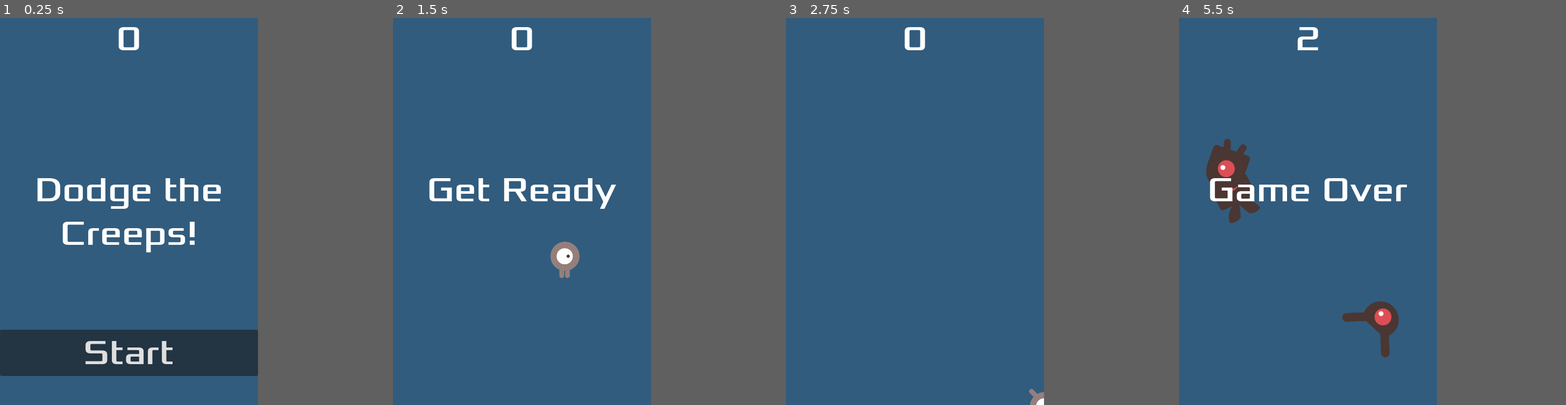
Above: before the commit, frames 1-4 (left to right).
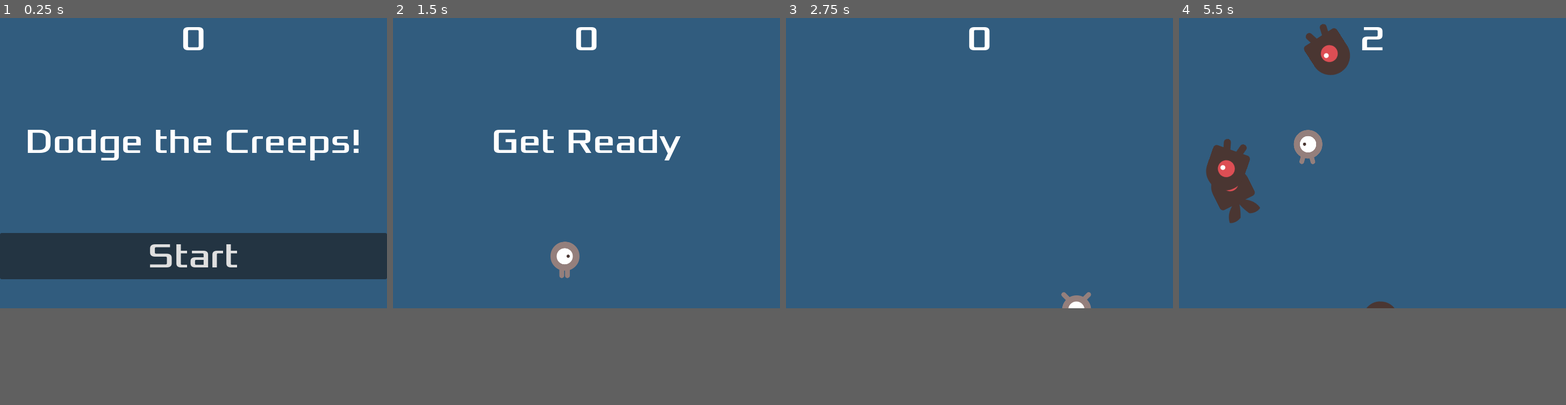
Above: after the commit, the same moments.

Repository: HeitorSantAnna/EstudosGodot
Game: Godot game, scene res://Game.tscn
Same seed, same stepped clock (60 frames per second), same inputs: the game is played once before the commit and once after it.
Inputs:
- Up to frame 1 (0.25 s): no input
- Up to frame 2 (1.5 s): click "Start" at 0.5 s; tap Enter at 1.25 s; hold Right (RightMoviment) from 1.28 s (still down); tap Space (Jump) at 1.35 s
- Up to frame 3 (2.75 s): tap Space (Jump) at 1.52, 1.82, 2.1, 2.27, 2.57 s; release Right (RightMoviment) at 2.03 s; hold Down (DownMoviment) from 2.03 s (still down)
- Up to frame 4 (5.5 s): release Down (DownMoviment) at 2.78 s; hold Right (RightMoviment) 2.78-3.53 s; tap Space (Jump) at 2.85, 3.6, 3.77, 4.07, 4.35, 4.52, 4.82, 5.1, 5.27 s; hold Up (UpMoviment) 3.53-4.28 s; hold Left (LeftMoviment) from 4.28 s (still down)
In our replay, the window is 480x720 before the commit and 720x540 after it. These sizes can differ from the game's own. Grey fills any space a smaller window leaves; there, only what the larger window draws over its background counts as a difference.

The runs differ from the first frame. In frame 1, 24% of the frame differs, in the area x 0-100%, y 2-93%; in frame 2, 2.8%; in frame 3, 0.8%; in frame 4, 3.7%.

Commit message:
Avançando
Fiz o script de salto e de destruir o inimigo quando salta sobre ele

Diff:
--- /dev/null
+++ b/main.gd
@@ -0,0 +1,21 @@
+extends Node
+
+@export var mob_scene: PackedScene
+
+func _ready() -> void:
+	pass
+
+func _process(delta: float) -> void:
+	pass
+
+func _on_mob_timer_timeout() -> void:
+	var mob = mob_scene.instantiate()
+
+	var mob_spawn_location = get_node("SpawnPath/SpawnLocation")
+	mob_spawn_location.progress_ratio = randf()
+
+	var player_position = $Player3D.position
+	mob.initialize(mob_spawn_location.position, player_position)
+
+	add_child(mob)
+	pass
--- /dev/null
+++ b/main.tscn
@@ -0,0 +1,65 @@
+[gd_scene format=3 uid="uid://tnusrbyelw0q"]
+
+[ext_resource type="Script" uid="uid://3mybaos323jc" path="res://main.gd" id="1_0xm2m"]
+[ext_resource type="PackedScene" uid="uid://dhvo84p2uqrat" path="res://player3D.tscn" id="1_ig7tw"]
+[ext_resource type="PackedScene" uid="uid://bk3m7osdbrnqn" path="res://mobs3D.tscn" id="2_h2yge"]
+
+[sub_resource type="BoxShape3D" id="BoxShape3D_7dm0k"]
+size = Vector3(60, 2, 60)
+
+[sub_resource type="StandardMaterial3D" id="StandardMaterial3D_ig7tw"]
+albedo_color = Color(0.2596095, 0.4971825, 0.8325797, 1)
+
+[sub_resource type="BoxMesh" id="BoxMesh_0xm2m"]
+material = SubResource("StandardMaterial3D_ig7tw")
+size = Vector3(60, 2, 60)
+
+[sub_resource type="Curve3D" id="Curve3D_h2yge"]
+closed = true
+_data = {
+"points": PackedVector3Array(0, 0, 0, 0, 0, 0, -13.019448, 0, -14.070726, 0, 0, 0, 0, 0, 0, 12.789222, 0, -14.070726, 0, 0, 0, 0, 0, 0, 12.789222, 0, 14.751151, 0, 0, 0, 0, 0, 0, -13.15046, 0, 15.013168),
+"tilts": PackedFloat32Array(0, 0, 0, 0)
+}
+point_count = 4
+
+[node name="Main" type="Node" unique_id=567409197]
+script = ExtResource("1_0xm2m")
+mob_scene = ExtResource("2_h2yge")
+
+[node name="Ground" type="StaticBody3D" parent="." unique_id=448213317]
+transform = Transform3D(1, 0, 0, 0, 1, 0, 0, 0, 1, 0, -1, 0)
+collision_layer = 4
+collision_mask = 0
+
+[node name="CollisionShape3D" type="CollisionShape3D" parent="Ground" unique_id=1485998067]
+shape = SubResource("BoxShape3D_7dm0k")
+
+[node name="MeshInstance3D" type="MeshInstance3D" parent="Ground" unique_id=1324638816]
+mesh = SubResource("BoxMesh_0xm2m")
+
+[node name="DirectionalLight3D" type="DirectionalLight3D" parent="." unique_id=1573702629]
+transform = Transform3D(1, 0, 0, 0, -4.371139e-08, 1, 0, -1, -4.371139e-08, 0, 26.401764, 0)
+shadow_enabled = true
+
+[node name="Player3D" parent="." unique_id=1976320543 instance=ExtResource("1_ig7tw")]
+
+[node name="CameraPivot" type="Marker3D" parent="." unique_id=542094864]
+transform = Transform3D(1, 0, 0, 0, 0.70710677, 0.70710677, 0, -0.70710677, 0.70710677, 0, 0, 0)
+
+[node name="Camera3D" type="Camera3D" parent="CameraPivot" unique_id=828319496]
+transform = Transform3D(1, 0, 0, 0, 1, 0, 0, 0, 1, 0, 0, 19)
+projection = 1
+size = 19.0
+far = 100.0
+
+[node name="SpawnPath" type="Path3D" parent="." unique_id=1890556222]
+curve = SubResource("Curve3D_h2yge")
+
+[node name="SpawnLocation" type="PathFollow3D" parent="SpawnPath" unique_id=718438080]
+transform = Transform3D(-4.371139e-08, 0, -1, 0, 1, 0, 1, 0, -4.371139e-08, -13.019448, 0, -14.070726)
+
+[node name="MobTimer" type="Timer" parent="." unique_id=1966019085]
+wait_time = 0.5
+autostart = true
+
+[connection signal="timeout" from="MobTimer" to="." method="_on_mob_timer_timeout"]
--- /dev/null
+++ b/mobs3D.tscn
@@ -0,0 +1,26 @@
+[gd_scene format=3 uid="uid://bk3m7osdbrnqn"]
+
+[ext_resource type="PackedScene" uid="uid://b8mwp8nxx12l" path="res://Modelos/mob.glb" id="1_5vjhp"]
+[ext_resource type="Script" uid="uid://dek45o4g6l1u2" path="res://mobs_3d.gd" id="1_xnpcl"]
+
+[sub_resource type="BoxShape3D" id="BoxShape3D_xnpcl"]
+size = Vector3(1.7731781, 1, 1.9002686)
+
+[node name="Mobs3D" type="CharacterBody3D" unique_id=358994956 groups=["Mobs3D"]]
+collision_layer = 2
+collision_mask = 0
+script = ExtResource("1_xnpcl")
+
+[node name="Pivot" type="Node3D" parent="." unique_id=883725178]
+
+[node name="Character" parent="Pivot" unique_id=1394713195 instance=ExtResource("1_5vjhp")]
+
+[node name="CollisionShape3D" type="CollisionShape3D" parent="." unique_id=1187286633]
+transform = Transform3D(1, 0, 0, 0, 1, 0, 0, 0, 1, 0.011741638, 0.19195378, -0.024475098)
+shape = SubResource("BoxShape3D_xnpcl")
+
+[node name="VisibleOnScreenNotifier3D" type="VisibleOnScreenNotifier3D" parent="." unique_id=1964801391 groups=["Mobs3D"]]
+transform = Transform3D(1, 0, 0, 0, 1, 0, 0, 0, 1, 0, 0, 0.29679662)
+aabb = AABB(-1.2340479, -1, -1.6362847, 2.4680958, 2, 3.2725694)
+
+[connection signal="screen_exited" from="VisibleOnScreenNotifier3D" to="." method="_on_visible_on_screen_notifier_3d_screen_exited"]
--- /dev/null
+++ b/mobs_3d.gd
@@ -0,0 +1,30 @@
+extends CharacterBody3D
+
+@export var min_speed = 10
+
+@export var max_speed = 18
+
+signal squashed
+
+func squash():
+	squashed.emit()
+	queue_free()
+
+func _physics_process(delta: float) -> void:
+	move_and_slide()
+
+func initialize(start_position, player_position):
+	look_at_from_position(start_position, player_position, Vector3.UP)
+
+	rotate_y(randf_range(-PI / 4, PI / 4))
+
+	var random_speed = randi_range(min_speed, max_speed)
+
+	velocity = Vector3.FORWARD * random_speed
+
+	velocity = velocity.rotated(Vector3.UP, rotation.y)
+
+
+
+func _on_visible_on_screen_notifier_3d_screen_exited():
+	queue_free()
--- /dev/null
+++ b/player3D.tscn
@@ -0,0 +1,19 @@
+[gd_scene format=3 uid="uid://dhvo84p2uqrat"]
+
+[ext_resource type="PackedScene" uid="uid://fnqrrx4g58kq" path="res://Modelos/player.glb" id="1_45eme"]
+[ext_resource type="Script" uid="uid://bpvhywou46x7x" path="res://player_3d.gd" id="1_fd18j"]
+
+[sub_resource type="BoxShape3D" id="BoxShape3D_fd18j"]
+size = Vector3(1.640564, 1, 1.8435059)
+
+[node name="Player3D" type="CharacterBody3D" unique_id=1976320543]
+collision_mask = 6
+script = ExtResource("1_fd18j")
+
+[node name="Pivot" type="Node3D" parent="." unique_id=1997320225]
+
+[node name="Character" parent="Pivot" unique_id=696025868 instance=ExtResource("1_45eme")]
+
+[node name="CollisionShape3D" type="CollisionShape3D" parent="." unique_id=389497848]
+transform = Transform3D(1, 0, 0, 0, 1, 0, 0, 0, 1, 0.040924072, 0, 0.04333496)
+shape = SubResource("BoxShape3D_fd18j")
--- /dev/null
+++ b/player_3d.gd
@@ -0,0 +1,51 @@
+extends CharacterBody3D
+
+@export var speed = 14
+
+@export var fall_aceleration = 75
+
+@export var jump_impulse = 20
+
+@export var bounce_impulse = 16
+
+var target_velocity = Vector3.ZERO
+
+func _ready() -> void:
+	pass
+
+func _physics_process(delta: float) -> void:
+	var direction = Input.get_vector("LeftMoviment", "RightMoviment", "UpMoviment", "DownMoviment")
+
+	if direction != Vector2.ZERO:
+		direction = direction.normalized()
+		var direction3D = Vector3(direction.x, 0, direction.y)
+		$Pivot.basis = Basis.looking_at(direction3D)
+
+	target_velocity.x = direction.x * speed
+	target_velocity.z = direction.y * speed
+
+	if not is_on_floor():
+		target_velocity.y = target_velocity.y - (fall_aceleration * delta)
+
+	if is_on_floor() and Input.is_action_just_pressed("Jump"):
+		target_velocity.y = jump_impulse
+
+	velocity = target_velocity
+
+	for index in range(get_slide_collision_count()):
+		var collision = get_slide_collision(index)
+
+		if collision.get_collider() == null:
+			continue
+
+		if collision.get_collider().is_in_group("Mobs3D"):
+			var mob = collision.get_collider()
+
+			if Vector3.UP.dot(collision.get_normal()) > 0.1:
+				mob.squash()
+				target_velocity.y = bounce_impulse
+
+				break
+
+	move_and_slide()
+	pass
--- a/project.godot
+++ b/project.godot
@@ -17,8 +17,8 @@
 
 [display]
 
-window/size/viewport_width=480
-window/size/viewport_height=720
+window/size/viewport_width=720
+window/size/viewport_height=540
 window/stretch/mode="canvas_items"
 
 [input]
@@ -63,6 +63,12 @@
 ]
 }
 
+[layer_names]
+
+3d_physics/layer_1="player"
+3d_physics/layer_2="enemies"
+3d_physics/layer_3="world"
+
 [physics]
 
 3d/physics_engine="Jolt Physics"
Binary file added: Modelos/mob.glb
Not shown, added: Modelos/mob.glb.import
Binary file added: Modelos/player.glb
Not shown, added: Modelos/player.glb.import
Not shown, changed: export_presets.cfg
Not shown, added: main.gd.uid
Not shown, added: mobs_3d.gd.uid
Not shown, added: player_3d.gd.uid
